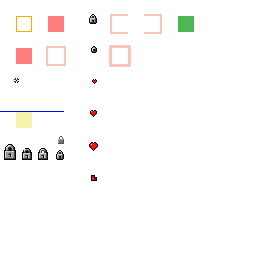
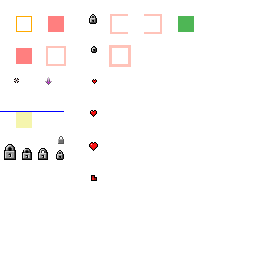
Layered file, before and after one edit (256x256). Changes by layer:
added layer "Layer #1" above "Pasted Layer" over [45, 77, 52, 85]
